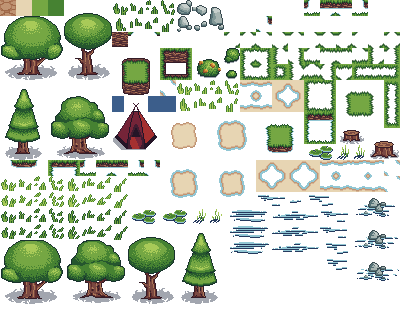
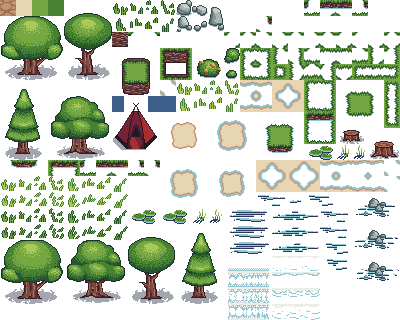
Layers edited between the first and the second (400, 320) image:
painted on "Basic/Details" over [left=176, top=6, right=320, bottom=320]
removed layer "Basic/Details" (4th of 4) over [left=176, top=6, right=320, bottom=320]
